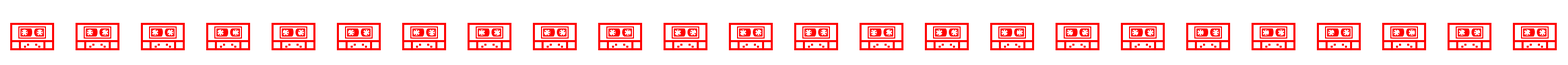
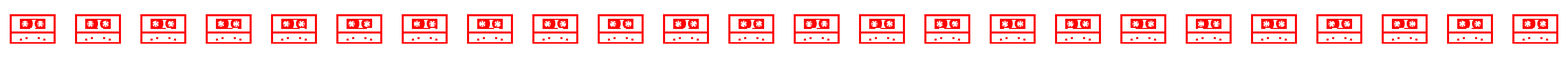
Comparing the layer stacks of the two 1568×65 images. Changes:
added layer "ALL Marker" above "ALL" over [9,14,1559,44]
renamed "ALL" to "ALL Orig", hid it over [9,20,1559,51]
